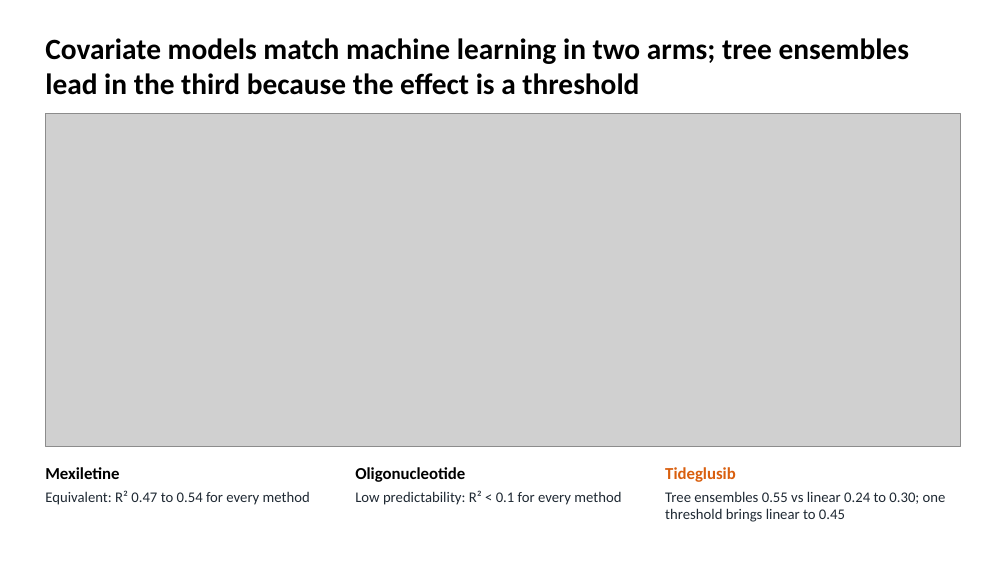
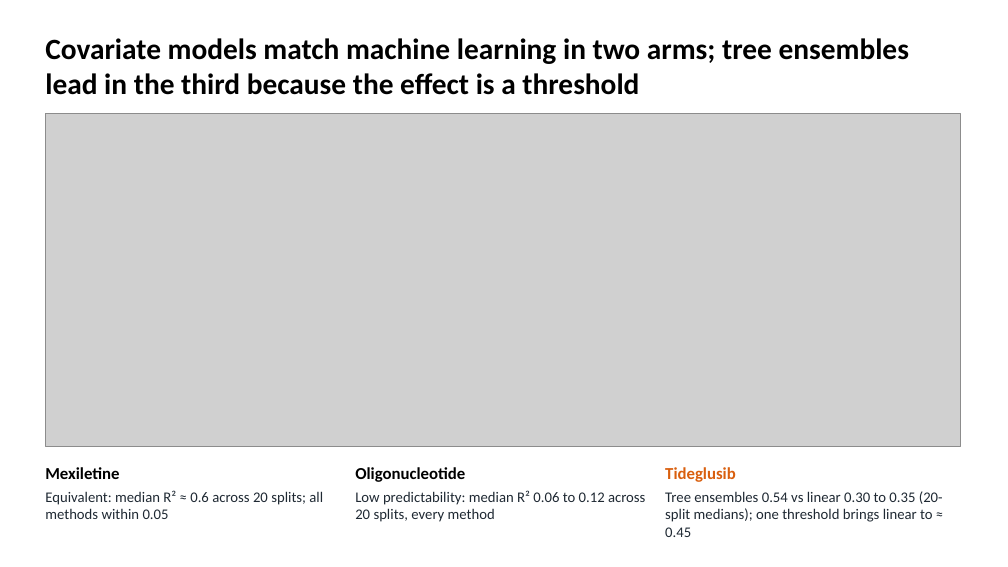
Before and after one commit to euibeom135-cell/acop2026-hackathon-team1, a slide deck: slide 5 of slides/Team1_DM1_slides.pptx. Drawn at 1008x567 pixels with LibreOffice and Linux fonts; fonts in the diff are those of the drawing; grey boxes stand for pictures. Boxes give left, top, right and bottom in pixels: in the first picture for what was removed or moved away, otherwise in the second. Text is boxed around its words. In the diff, an @@ line names an element or a change of style, - is before the commit and + after.

```diff
--- a/slides/Team1_DM1_slides.pptx
+++ b/slides/Team1_DM1_slides.pptx
@@ text at (45,490,323,519): text changed @@
-Equivalent: R² 0.47 to 0.54 for every method
+Equivalent: median R² ≈ 0.6 across 20 splits; all methods within 0.05
@@ text at (355,490,645,522): text changed @@
-Low predictability: R² < 0.1 for every method
+Low predictability: median R² 0.06 to 0.12 across 20 splits, every method
@@ text at (665,491,943,537): text changed @@
-Tree ensembles 0.55 vs linear 0.24 to 0.30; one threshold brings linear to 0.45
+Tree ensembles 0.54 vs linear 0.30 to 0.35 (20-split medians); one threshold brings linear to ≈ 0.45
```
Also in this commit, not shown: 1 other slide changed.
